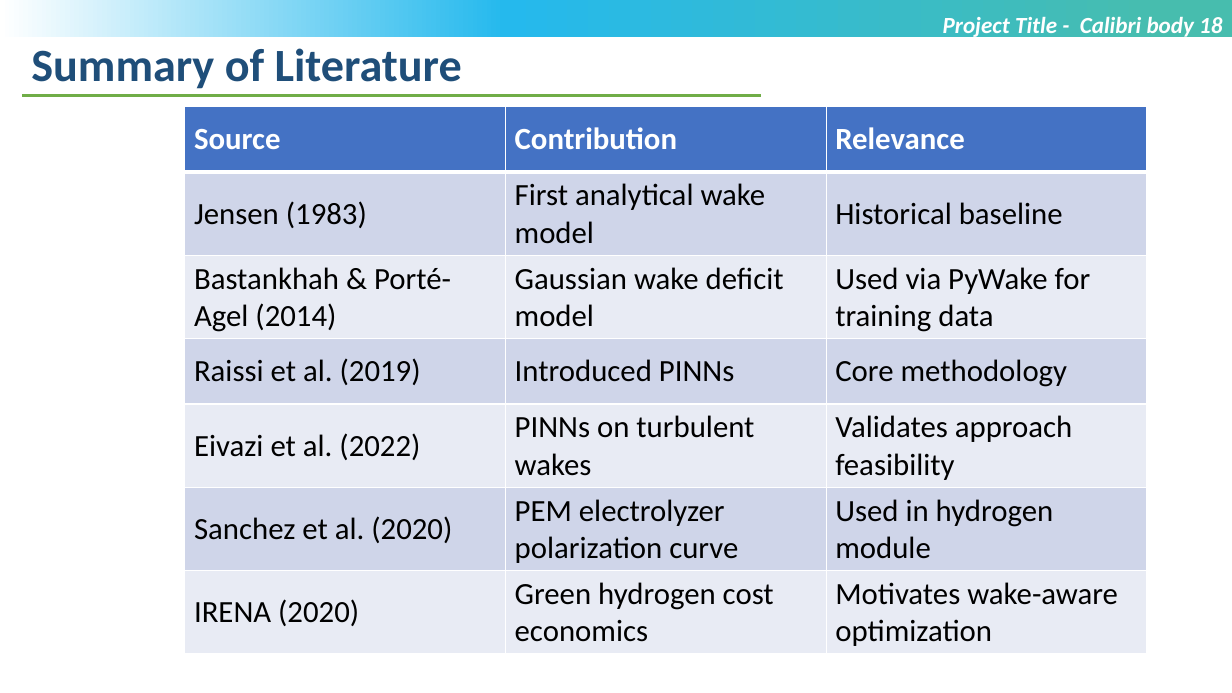
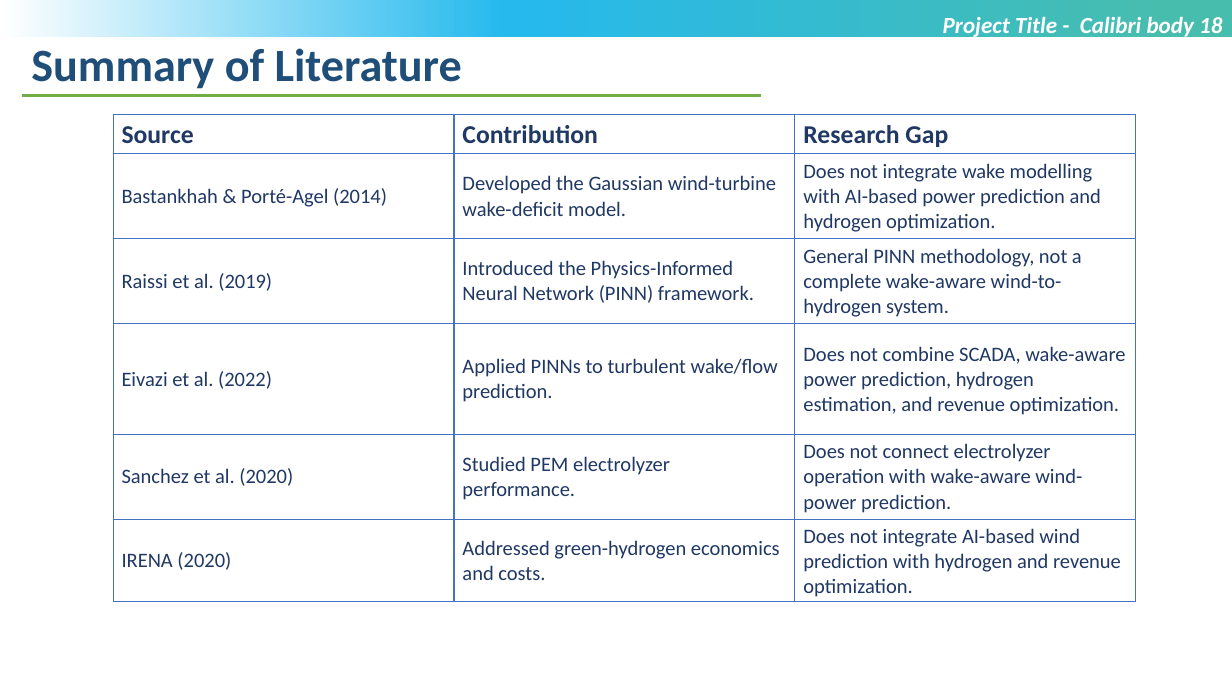
Before and after one commit to SWETHASONA001/LTM_PROEJCT_1, a slide deck: slide 8 of MTech_Project_PPT_Template_V1.pptx (slide 6 before the commit). Drawn at 1232x693 pixels with LibreOffice and Linux fonts; fonts in the diff are those of the drawing; background and template pictures are left out. Boxes give left, top, right and bottom in pixels: in the first picture for what was removed or moved away, otherwise in the second. Text is boxed around its words. In the diff, an @@ line names an element or a change of style, - is before the commit and + after.

```diff
--- a/MTech_Project_PPT_Template_V1.pptx
+++ b/MTech_Project_PPT_Template_V1.pptx
@@ table at (x1=113, y1=115, x2=1136, y2=602) @@
-row 1: Source | Contribution | Relevance
-row 2: Jensen (1983) | First analytical wake model | Historical baseline
-row 3: Bastankhah & Porté-Agel (2014) | Gaussian wake deficit model | Used via PyWake for training data
-row 4: Raissi et al. (2019) | Introduced PINNs | Core methodology
-row 5: Eivazi et al. (2022) | PINNs on turbulent wakes | Validates approach feasibility
-row 6: Sanchez et al. (2020) | PEM electrolyzer polarization curve | Used in hydrogen module
-row 7: IRENA (2020) | Green hydrogen cost economics | Motivates wake-aware optimization
+row 1: Source | Contribution | Research Gap
+row 2: Bastankhah & Porté-Agel (2014) | Developed the Gaussian wind-turbine wake-deficit model. | Does not integrate wake modelling with AI-based power prediction and hydrogen optimization.
+row 3: Raissi et al. (2019) | Introduced the Physics-Informed Neural Network (PINN) framework. | General PINN methodology, not a complete wake-aware wind-to-hydrogen system.
+row 4: Eivazi et al. (2022) | Applied PINNs to turbulent wake/flow prediction. | Does not combine SCADA, wake-aware power prediction, hydrogen estimation, and revenue optimization.
+row 5: Sanchez et al. (2020) | Studied PEM electrolyzer performance. | Does not connect electrolyzer operation with wake-aware wind-power prediction.
+row 6: IRENA (2020) | Addressed green-hydrogen economics and costs. | Does not integrate AI-based wind prediction with hydrogen and revenue optimization.
@@ table resized from (x1=185, y1=106, x2=1147, y2=653) to (x1=113, y1=115, x2=1136, y2=602) @@
```
Also in this commit, not shown: 9 other slides changed, 19 slides added, 3 slides removed.
